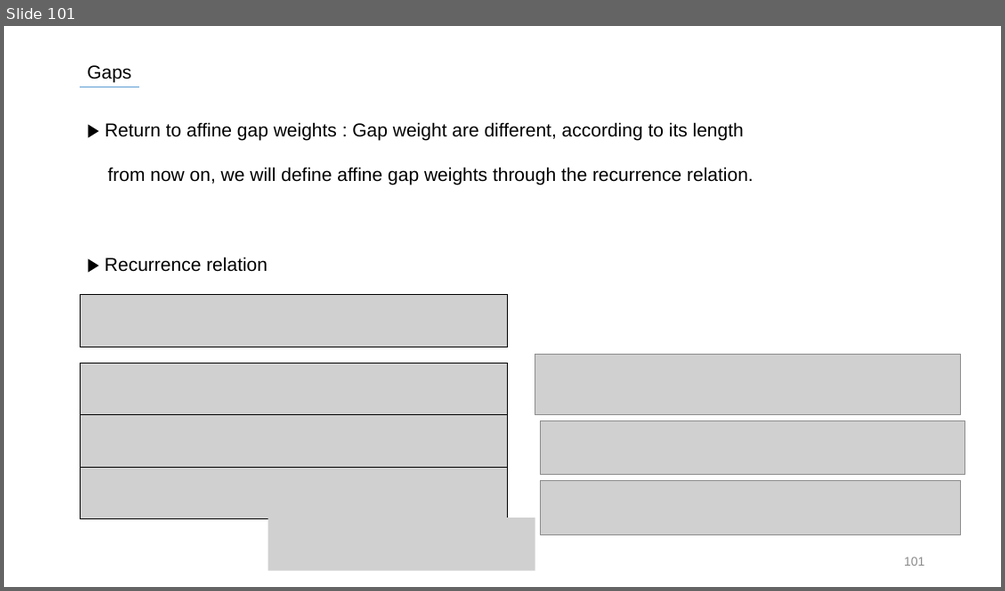
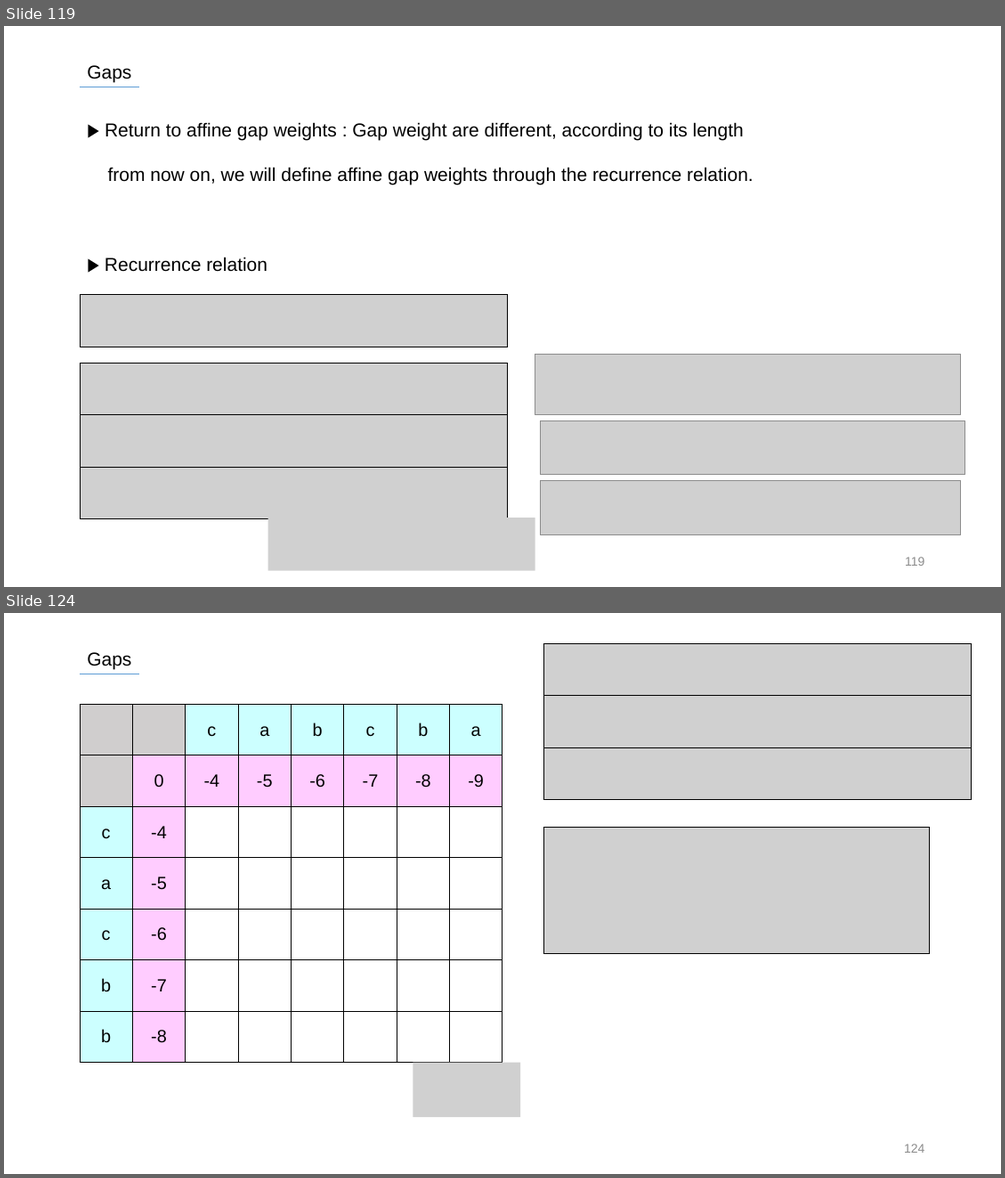
Before and after one commit to SiLviASizZ/HYU_2022, a slide deck: Intern/발표자료/0721/ASTS_0721.pptx. Shown one above the other, each under a label of ours: slide 101 before the commit, slides 119 and 124 after it; the slides between them are not shown. The pictures are 1005x591 and 1005x1178 pixels, drawn with LibreOffice and Linux fonts; fonts in the diff are those of the drawing; grey boxes stand for pictures. Boxes give left, top, right and bottom in pixels: in the first picture for what was removed or moved away, otherwise in the second. Text is boxed around its words. In the diff, an @@ line names an element or a change of style, - is before the commit and + after.

```diff
--- a/Intern/발표자료/0721/ASTS_0721.pptx
+++ b/Intern/발표자료/0721/ASTS_0721.pptx
@@ slide 124 added at bbox=[4, 613, 1001, 1174], background #FFFFFF @@
@@ text added at bbox=[87, 652, 131, 670], 18 pt, text #000000 @@
+Gaps
@@ picture added at bbox=[544, 643, 971, 696] @@
@@ line added from (80, 674) to (139, 674), #5B9BD5 0.5 pt @@
@@ table added at bbox=[80, 705, 504, 1062], 7 rows, 8 columns @@
+ |  | c | a | b | c | b | a
+ | 0 | -4 | -5 | -6 | -7 | -8 | -9
+c | -4 |  |  |  |  |  | 
+a | -5 |  |  |  |  |  | 
+c | -6 |  |  |  |  |  | 
+b | -7 |  |  |  |  |  | 
+b | -8 |  |  |  |  |  | 
@@ picture added at bbox=[544, 695, 971, 747] @@
@@ picture added at bbox=[544, 747, 971, 800] @@
@@ picture added at bbox=[544, 827, 930, 954] @@
@@ picture added at bbox=[413, 1062, 521, 1117] @@
@@ page number added at bbox=[904, 1143, 924, 1152], 12 pt, text #8C8C8C @@
+124
@@ what was slide 101 is now slide 119 @@
@@ page number at bbox=[905, 556, 924, 565]: text changed @@
-101
+119
```
Also in this commit, not shown: 34 slides changed, 28 other slides added.
